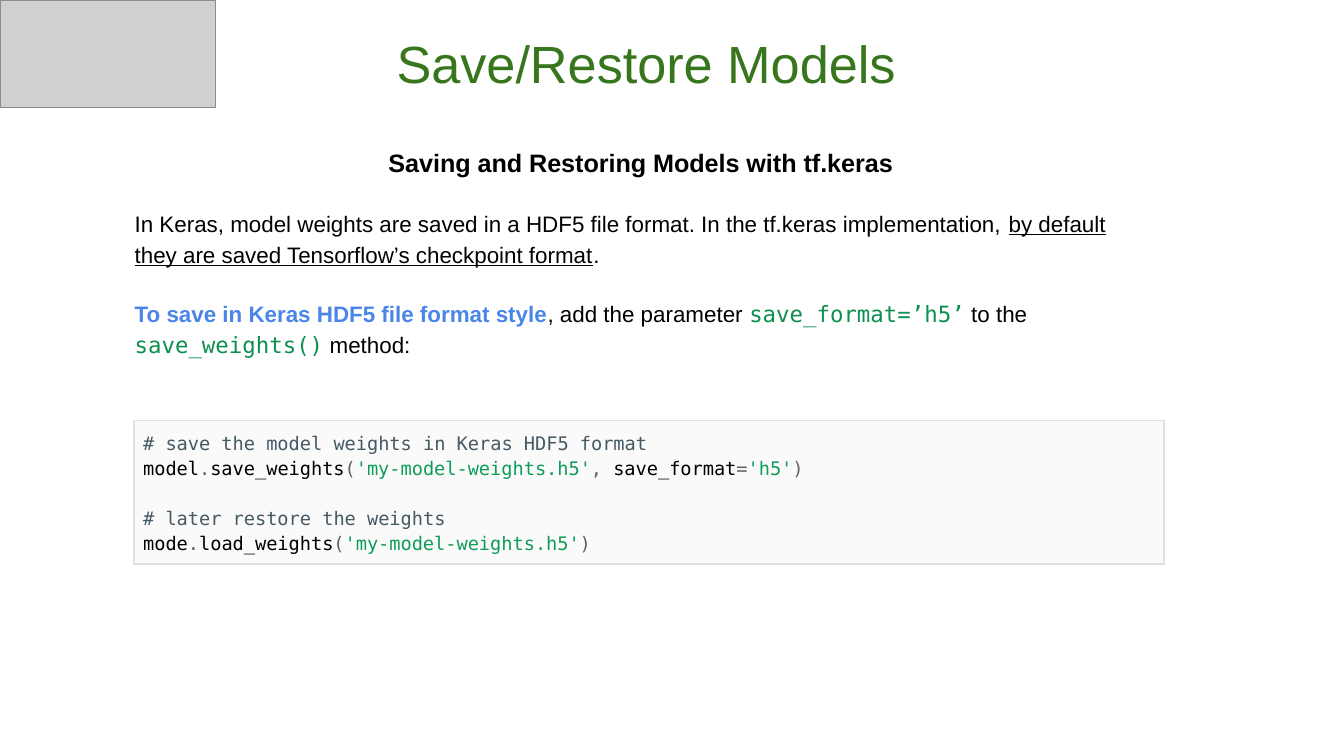
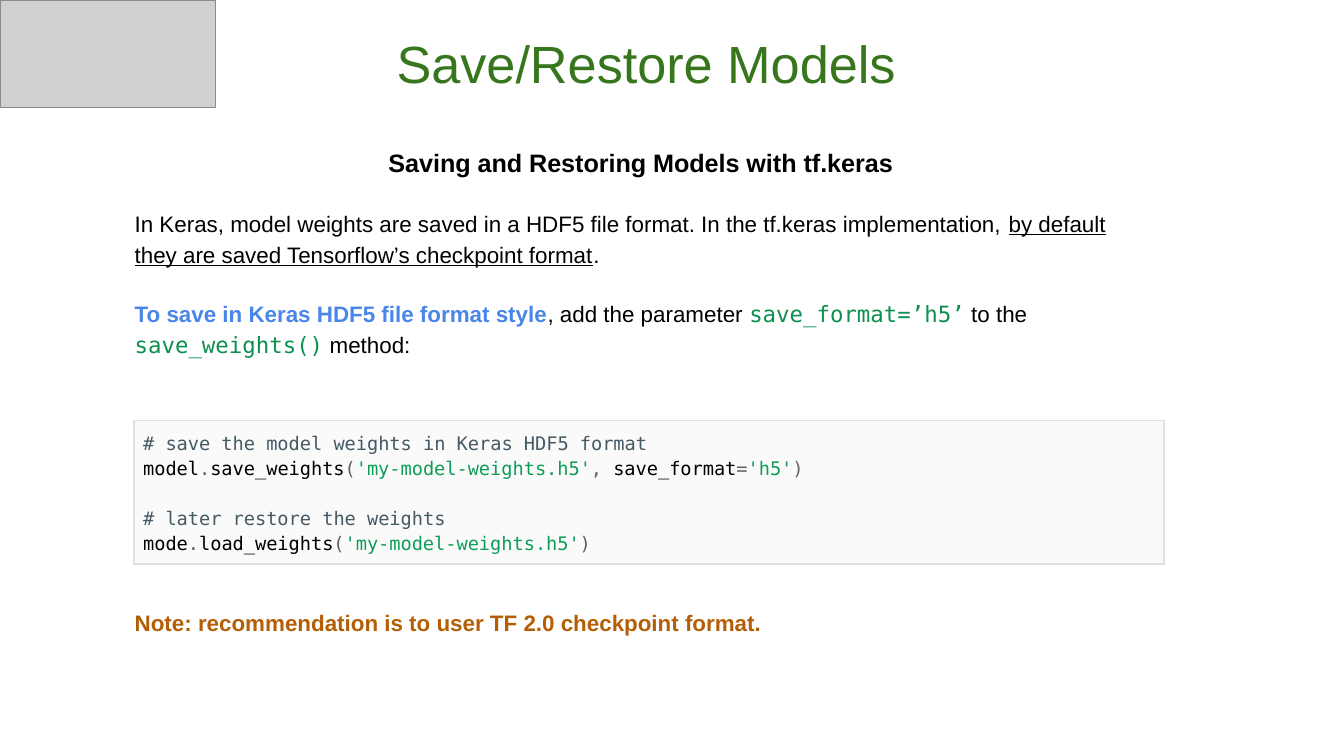
Before and after one commit to GoogleCloudPlatform/keras-idiomatic-programmer, a slide deck: slide 12 of workshops/Production/The Idiomatic Programmer - Production - Workshop.pptx. Drawn at 1344x756 pixels with LibreOffice and Linux fonts; fonts in the diff are those of the drawing; grey boxes stand for pictures. Boxes give left, top, right and bottom in pixels: in the first picture for what was removed or moved away, otherwise in the second. Text is boxed around its words. In the diff, an @@ line names an element or a change of style, - is before the commit and + after.

```diff
--- a/workshops/Production/The Idiomatic Programmer - Production - Workshop.pptx
+++ b/workshops/Production/The Idiomatic Programmer - Production - Workshop.pptx
@@ text at <box>135,614,761,636</box>: paragraph added @@
+Note: recommendation is to user TF 2.0 checkpoint format.
```
Also in this commit, not shown: 10 other slides changed, 10 slides added, 1 slide removed.
